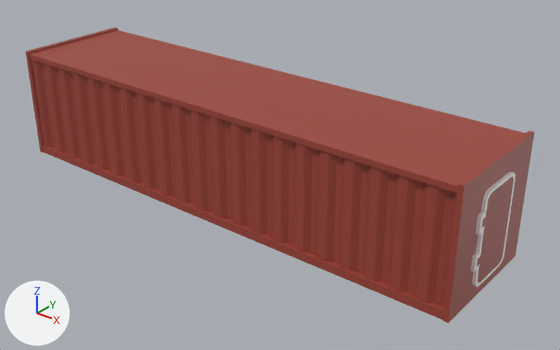
An edit to the glTF model models/control_crate/control_crate.glb, drawn before and after from the same camera.
Before and after are seen from a 50 mm camera at (9.97, -11.56, 8.01) aimed at (0.54, 0.22, 0.7). Lighting does not change. The marker at lower left points along +X, +Y and +Z. Where no turn or scale is listed for an object, it has been applied to the vertices. Vertices at the same position are counted once.
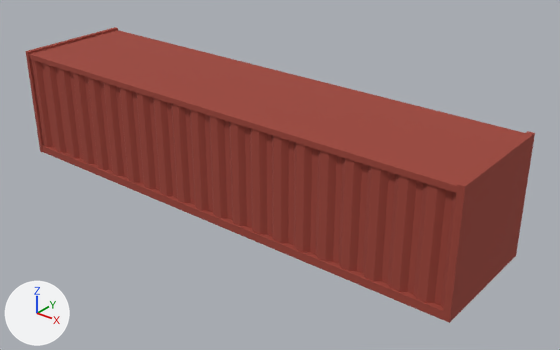
Commit message: Added control crate door

Diff of the bpy script that builds the scene:
```diff
--- a/models/control_crate/control_crate.glb.py
+++ b/models/control_crate/control_crate.glb.py
@@ mat_palette @@
 mat_palette.texture = img_palette
+mat_palette.roughness = 1.0
@@ me_cube_001 @@
 me_cube_001.from_pydata(...)  # 249 vertices, 504 faces; spans x -0.12..0.12, y -1.37..1.37, z -1.3..1.3
 # used by ob_cube_001; location = (-5.86, 0.0, 1.31)
+# me_cube_001 part 1: texture (UV) coordinates of 48 of 504 faces, centred in x -0.12..-0.07, y 0.61..0.71, z -0.59..0.51, changed; they spanned u 0.05..0.09, v 0.84..0.89 and now span u 0.26..0.3, v 0.3..0.35
 me_cube_001.materials.append(mat_palette)
@@ me_cube @@
+me_cube.from_pydata(...)  # a box spanning x -0.07..0.07, y -1.37..1.37, z -1.29..1.29
+me_cube.materials.append(mat_palette)  # picture img_palette
@@ ob_cube_002 @@
-ob_cube_002 = bpy.data.objects.new('Cube.002', me_cube_001)
-ob_cube_002.location = (5.42, -0.01, 1.31)
-ob_cube_002.rotation_euler = (0.0, 0.0, -3.142)  # degrees (0, 0, -180)
@@ ob_cube_005 @@
-ob_cube_005 = bpy.data.objects.new('Cube.005', me_cube_005)
-ob_cube_005.location = (5.49, -0.63, 1.26)
@@ ob_cube_004 @@
+ob_cube_004 = bpy.data.objects.new('Cube.004', me_cube)
+ob_cube_004.location = (5.42, 0.0, 1.31)
```

Boxes (x1, y1, x2, y2) around the edits, measured in the pictures (560 x 350 px):
'Cube.004', added (red)
    after: (442, 131, 535, 323)
'Cube.002', deleted (brown)
    before: (443, 131, 534, 323)
'Cube.005', deleted (brown)
    before: (477, 176, 514, 283)
part 1 of me_cube_001, surface changed
    before: (471, 212, 485, 272)
